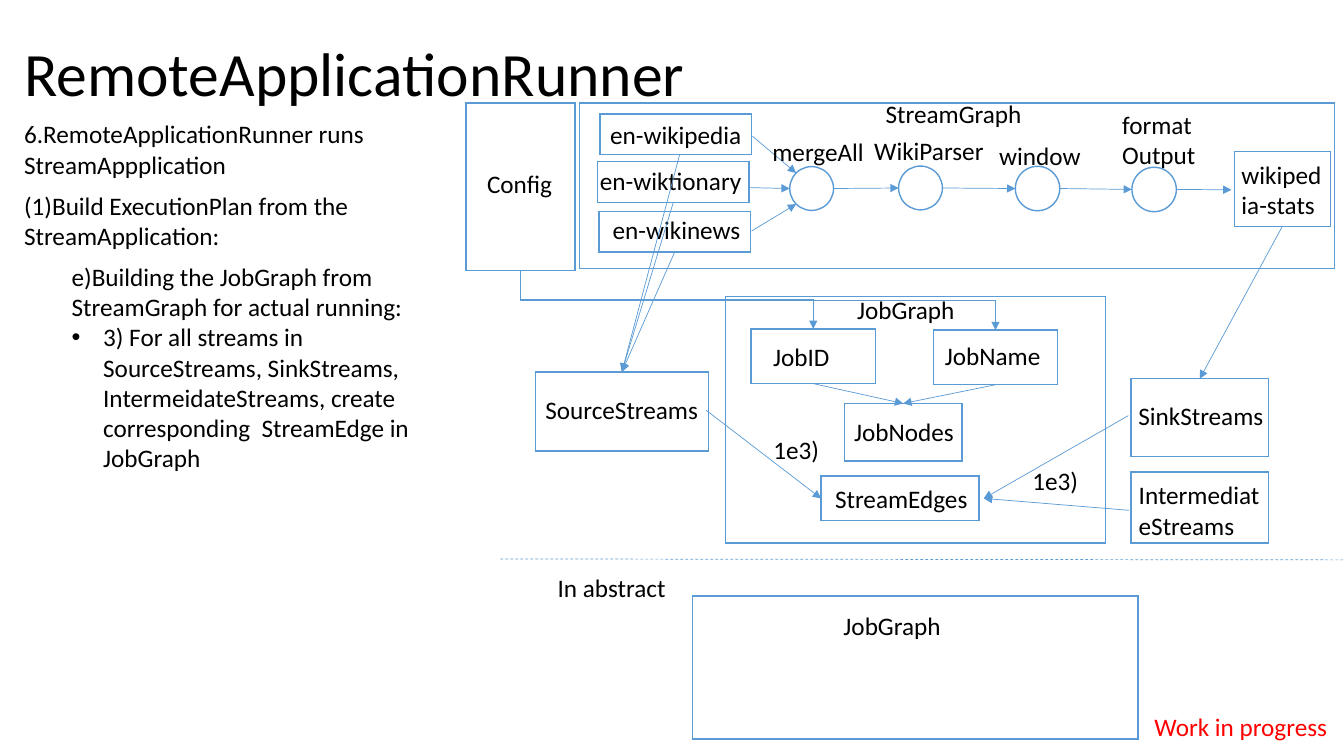
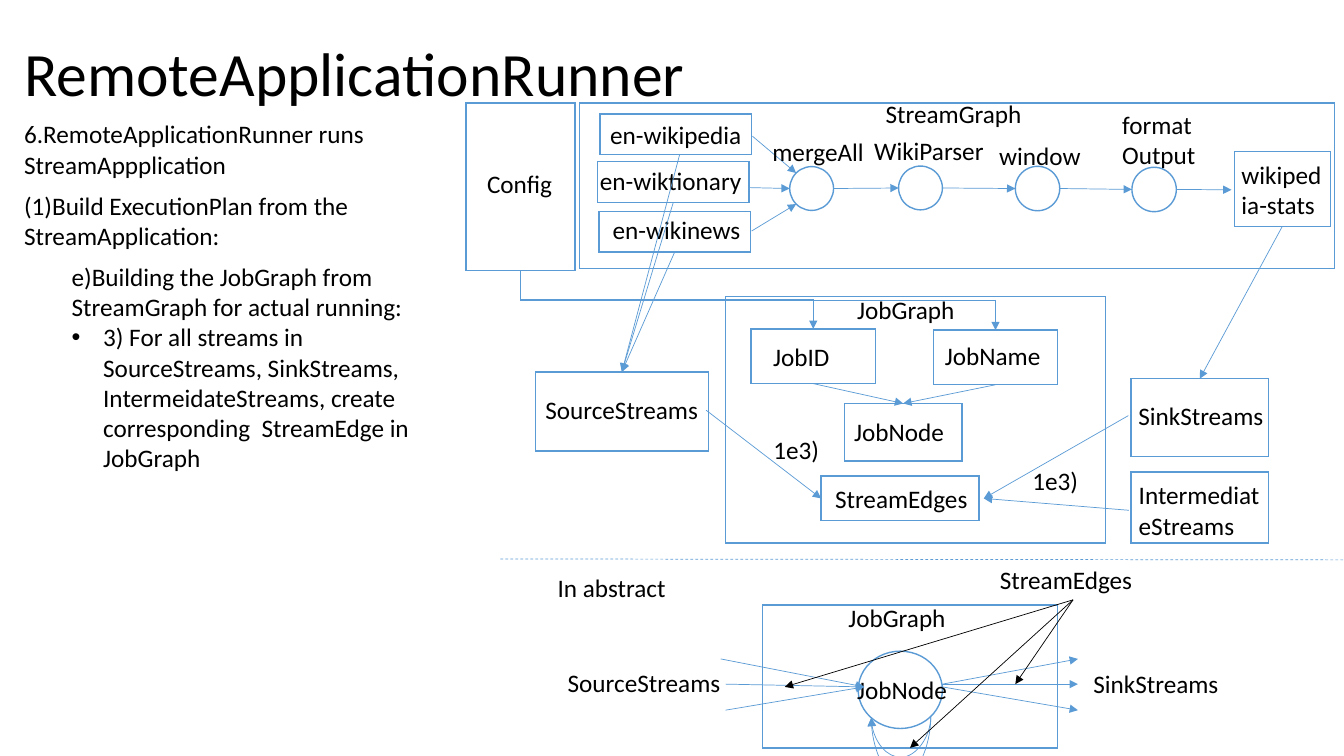
Before and after one commit to Swrrt/Samza-Documents, a slide deck: slide 30 of Documentation/SamzaStructure.pptx. Drawn at 1344x756 pixels with LibreOffice and Linux fonts; fonts in the diff are those of the drawing. Boxes give left, top, right and bottom in pixels: in the first picture for what was removed or moved away, otherwise in the second. Text is boxed around its words. In the diff, an @@ line names an element or a change of style, - is before the commit and + after.

```diff
--- a/Documentation/SamzaStructure.pptx
+++ b/Documentation/SamzaStructure.pptx
@@ text at (x1=854, y1=423, x2=944, y2=441): text changed @@
-JobNodes
+JobNode
@@ text "JobGraph" moved from (x1=843, y1=617, x2=940, y2=639) to (x1=848, y1=609, x2=945, y2=631) @@
@@ text added at (x1=1000, y1=571, x2=1132, y2=594), 18 pt, text #000000 @@
+StreamEdges
@@ rectangle resized from (x1=693, y1=596, x2=1138, y2=739) to (x1=762, y1=605, x2=1058, y2=748) @@
@@ arrow added from (1074, 600) to (785, 687), #000000 0.5 pt @@
@@ arrow added from (1074, 600) to (910, 748), #000000 0.5 pt @@
@@ arrow added from (1074, 600) to (1015, 685), #000000 0.5 pt @@
@@ arrow added from (721, 659) to (864, 687), #5B9BD5 0.5 pt @@
@@ ellipse added at (x1=858, y1=651, x2=943, y2=729), fill #FFFFFF, outline #5B9BD5 1 pt @@
@@ arrow added from (943, 685) to (1078, 659), #5B9BD5 0.5 pt @@
@@ text added at (x1=568, y1=675, x2=721, y2=693), 18 pt, text #000000 @@
+SourceStreams
@@ arrow added from (726, 685) to (864, 687), #5B9BD5 0.5 pt @@
@@ arrow added from (726, 711) to (864, 687), #5B9BD5 0.5 pt @@
@@ text added at (x1=857, y1=679, x2=947, y2=706), 18 pt, text #000000 @@
+JobNode
@@ arrow added from (943, 685) to (1078, 685), #5B9BD5 0.5 pt @@
@@ arrow added from (943, 687) to (1078, 711), #5B9BD5 0.5 pt @@
@@ text added at (x1=1093, y1=675, x2=1218, y2=693), 18 pt, text #000000 @@
+SinkStreams
@@ curved arrow added from (931, 717) to (871, 718), #5B9BD5 0.5 pt @@
@@ curved arrow added from (931, 717) to (871, 718), #5B9BD5 0.5 pt @@
@@ text removed at (x1=1154, y1=718, x2=1327, y2=741) @@
-Work in progress
@@ text added at (x1=792, y1=754, x2=1030, y2=756), 18 pt, text #000000 @@
+IntermediateStreams
```
Also in this commit, not shown: 1 other slide changed.
